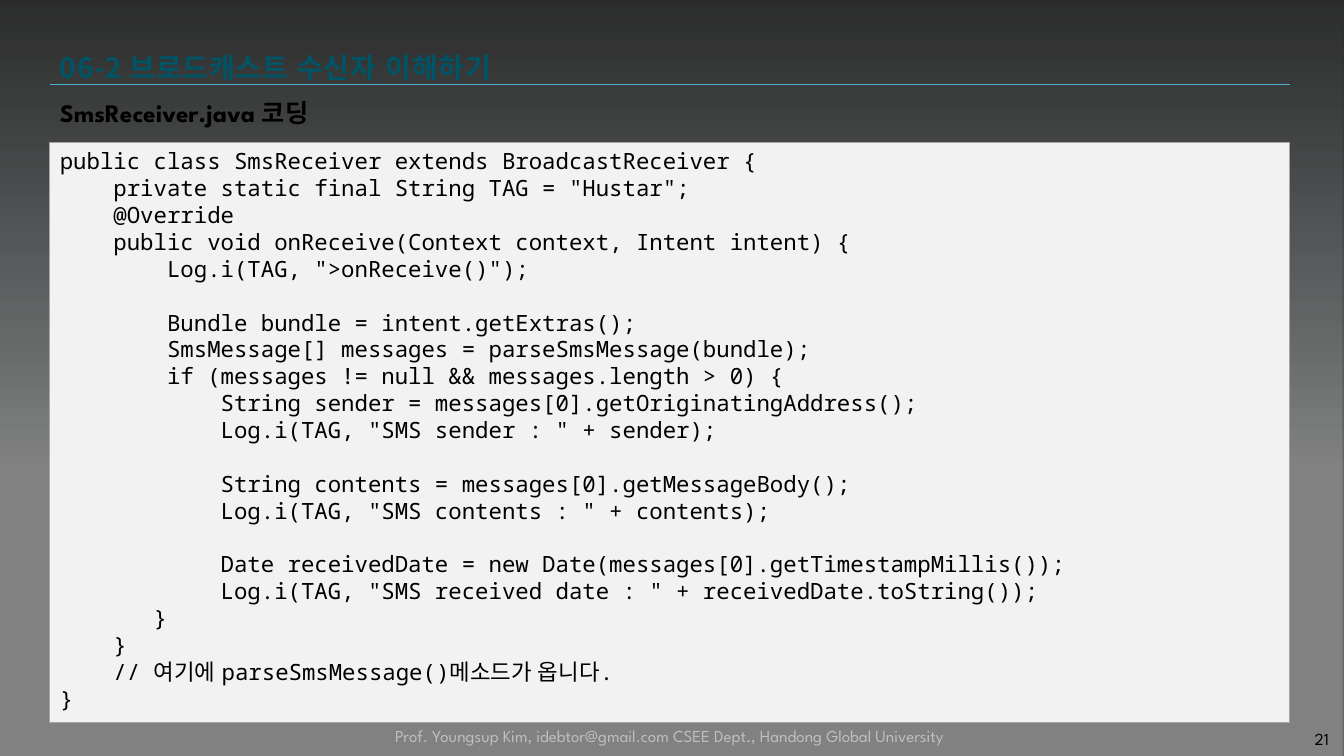
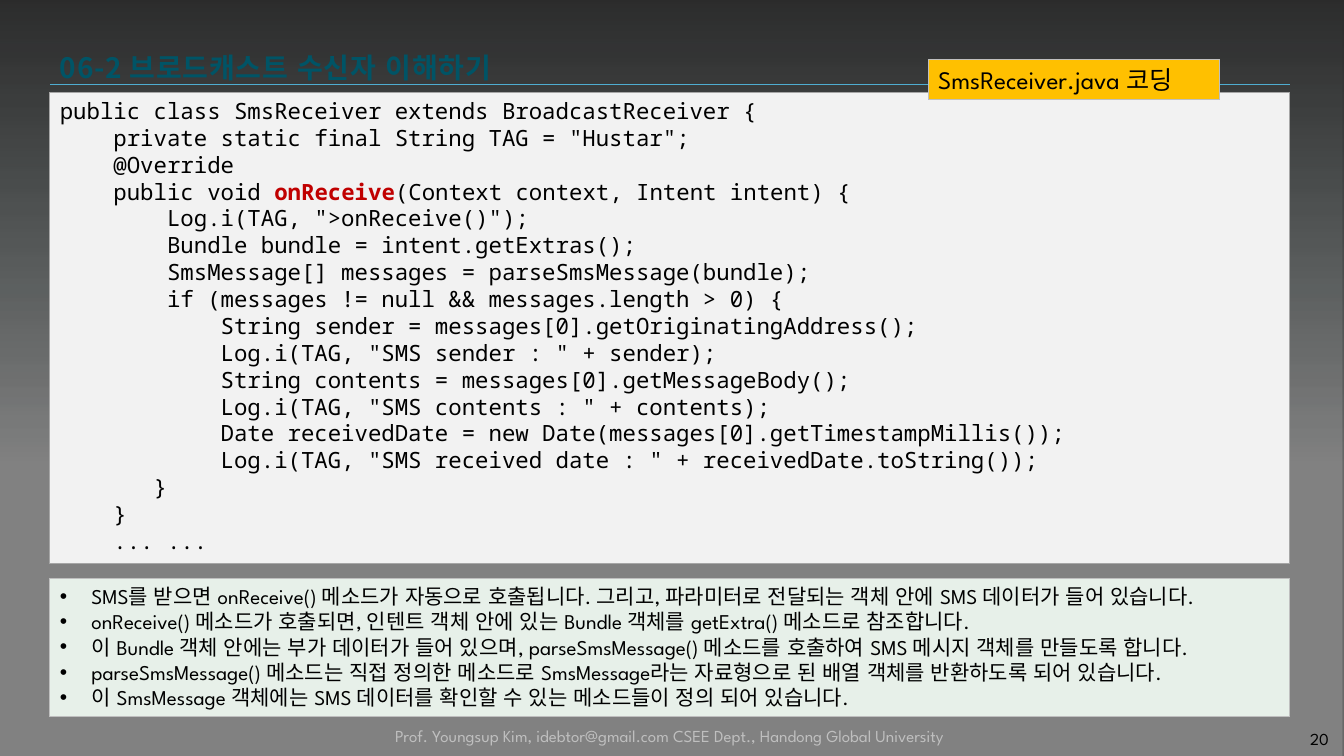
Before and after one commit to tae7841/HuStarAS, a slide deck: slide 20 of ppts/06Service.pptx (slide 21 before the commit). Drawn at 1344x756 pixels with LibreOffice and Linux fonts; fonts in the diff are those of the drawing; background and template pictures are left out; a plain dark background stands for a picture behind light text. Boxes give left, top, right and bottom in pixels: in the first picture for what was removed or moved away, otherwise in the second. Text is boxed around its words. In the diff, an @@ line names an element or a change of style, - is before the commit and + after.

```diff
--- a/ppts/06Service.pptx
+++ b/ppts/06Service.pptx
@@ rectangle "SmsReceiver.java 코딩": place and size @@
-rectangle "SmsReceiver.java 코딩" at (60,101,308,127)
+rectangle "SmsReceiver.java 코딩" at (929,59,1220,100)
@@ rectangle "SmsReceiver.java 코딩" at (929,59,1220,100): bold off; less space between paragraphs; fill none to #FFC000; outline none to #BFBFBF 0.75 pt @@
@@ rectangle "public class SmsReceiver extends BroadcastReceiver ...": place and size @@
-rectangle "public class SmsReceiver extends BroadcastReceiver ..." at (50,142,1291,723)
+rectangle "public class SmsReceiver extends BroadcastReceiver ..." at (50,93,1291,565)
@@ text in rectangle at (113,182,824,205): text colour #000000 to #C00000, bold on in "onReceive(Context" @@
@@ rectangle added at (50,579,1291,716), fill #E7F0E9, outline #BFBFBF 0.75 pt, 15 pt, text #000000 @@
+• SMS를 받으면 onReceive() 메소드가 자동으로 호출됩니다. 그리고, 파라미터로 전달되는 객체 안에 SMS 데이터가 들어 있습니다.
+• onReceive() 메소드가 호출되면, 인텐트 객체 안에 있는 Bundle 객체를 getExtra() 메소드로 참조합니다.
+• 이 Bundle 객체 안에는 부가 데이터가 들어 있으며, parseSmsMessage() 메소드를 호출하여 SMS 메시지 객체를 만들도록 합니다.
+• parseSmsMessage() 메소드는 직접 정의한 메소드로 SmsMessage라는 자료형으로 된 배열 객체를 반환하도록 되어 있습니다.
+• 이 SmsMessage 객체에는 SMS 데이터를 확인할 수 있는 메소드들이 정의 되어 있습니다.
@@ text in rectangle at (154,661,613,685): text changed @@
-// 여기에 parseSmsMessage()메소드가 옵니다.
-}
+... ...
@@ page number at (1310,734,1329,745): text changed @@
-21
+20
```
Also in this commit, not shown: 17 other slides changed, 2 slides removed, 1 other file.
